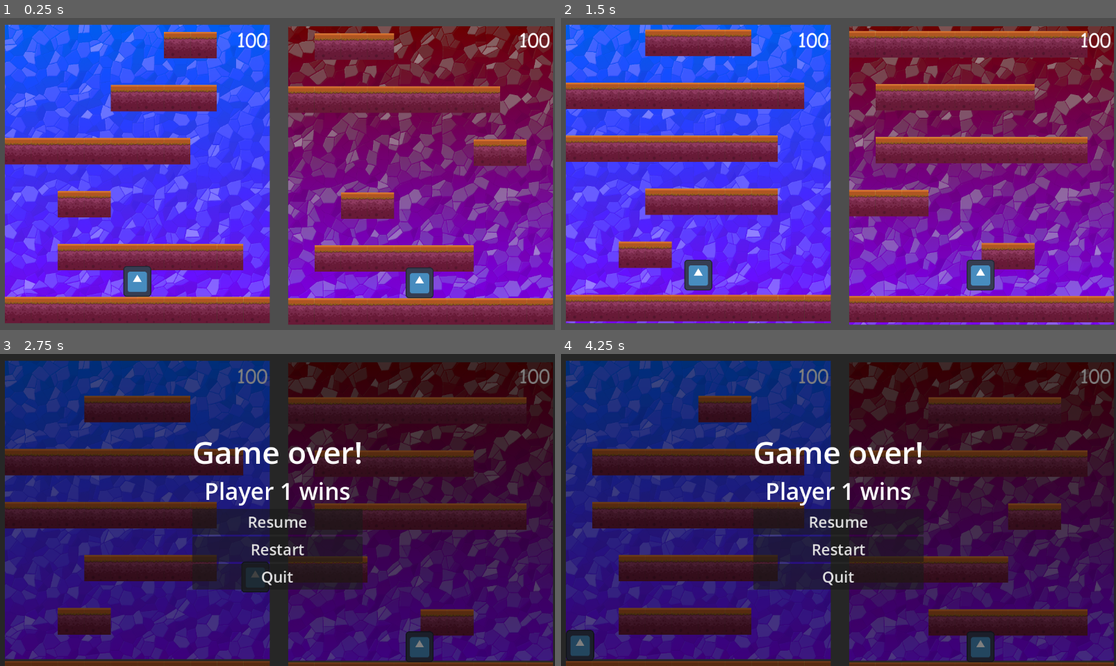
Above: before the commit, frames 1-4 (two rows, left to right).
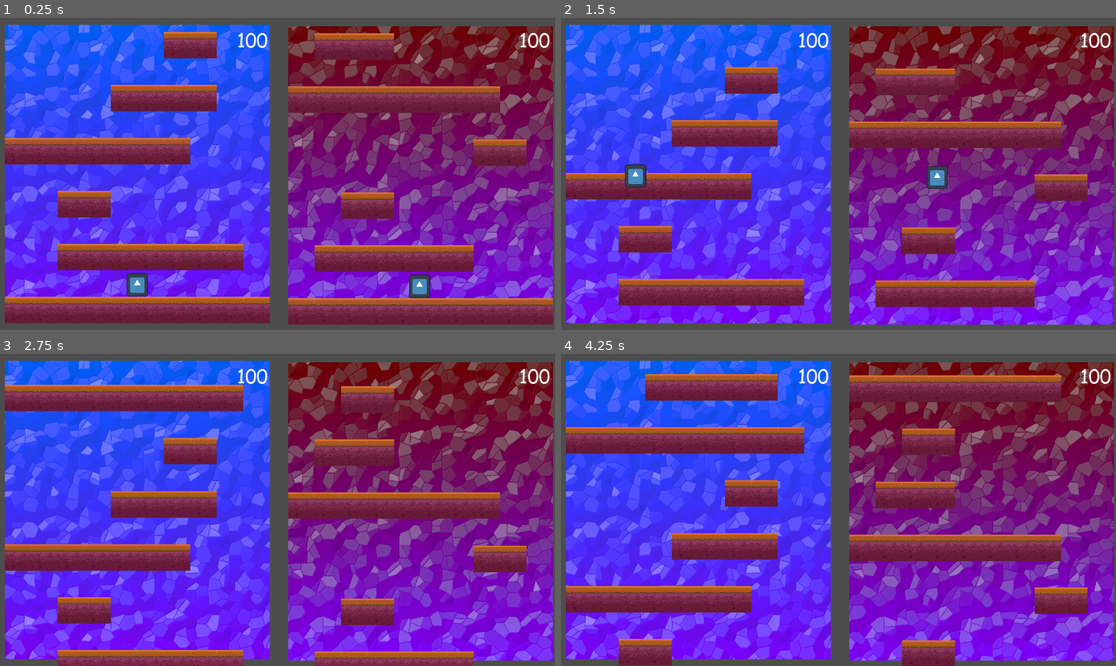
Above: after the commit, the same moments.

Repository: LegacyMD/xd_tower
Game: Godot game, scene res://scenes/root_scene.tscn
The game is run twice, just before and just after one commit, with the same random seed, the same clock (stepped at 60 frames per second) and the same inputs. The engine's default icon, where the game draws it, is replaced by a stand-in: a white triangle on a blue panel in a dark square.
Inputs (mouse positions are in pixels of both pictures, inside the frame that each line leads up to):
- Up to frame 1 (0.25 s): no input
- Up to frame 2 (1.5 s): move the mouse to (960, 158) at 0.52 s; hold D (player0_right) 0.53-1.25 s; tap Home (ui_home) at 0.6 s; click (960, 158) at 0.67 s; tap W (player0_up) at 0.77 s; click (838, 214) at 1.25 s, where only the run before the commit has a clickable "Restart"
- Up to frame 3 (2.75 s): move the mouse to (166, 525) at 2.02 s; hold D (player0_right) from 2.03 s (still down); tap Home (ui_home) at 2.1 s; tap W (player0_up) at 2.27 s
- Up to frame 4 (4.25 s): release D (player0_right) at 2.75 s; click (838, 550) at 2.75 s, where only the run before the commit has a clickable "Restart"; move the mouse to (894, 441) at 3.52 s; hold A (player0_left) from 3.53 s (still down); tap Home (ui_home) at 3.6 s

The runs differ from the first frame. In frame 1, 0.7% of the frame differs, in the area x 22-79%, y 79-90%; in frame 2, 42%; in frame 3, 100%; in frame 4, 100%, in the area x 0-100%, y 0-100%.

Commit message:
Add basic effect infrastructure

Diff:
--- a/scenes/effect.gd
+++ b/scenes/effect.gd
@@ -1,8 +1,11 @@
 extends Node2D
+
+class_name Effect
 
 signal effect_gathered(effect_type)
 
 enum EffectType {
+    None,
     Bounce,
     SmashWithBlock,
 }
--- a/scenes/player.gd
+++ b/scenes/player.gd
@@ -15,6 +15,8 @@
 var min_platform_y = 100000 # Used to keep track of score
 const score_for_new_platform = 100
 const score_for_new_effect = 500
+
+var active_effect = Effect.EffectType.None
 
 func add_keyboard_mapping(action_name, keycode):
     var input_event_key = InputEventKey.new()
@@ -68,7 +70,28 @@
 func _process(_delta):
     _check_new_platform()
 
+    # Debug code to test effects
+    if Input.is_action_just_pressed("ui_home"):
+        _enable_effect(Effect.EffectType.Bounce)
+
+
 func _physics_process(delta):
+    if active_effect == Effect.EffectType.Bounce:
+        _process_bounce_effect_physics(delta)
+    else:
+        _process_normal_physics(delta)
+
+func _process_bounce_effect_physics(delta):
+    var collision : KinematicCollision2D = move_and_collide(velocity * delta)
+    if collision:
+        # Why the fuck do I have to do this? No clue, but it
+        # works somehow...
+        var normal := collision.get_normal()
+        normal = Vector2(normal.y, normal.x)
+
+        velocity = velocity.reflect(normal)
+
+func _process_normal_physics(delta):
     velocity.y += delta * gravity_multiplier
 
     # mwk: player index -> player name -> player inputs
@@ -115,3 +138,10 @@
 func add_score(value):
     score += value
     score_changed.emit(score)
+
+func _enable_effect(effect : Effect.EffectType):
+    active_effect = effect
+
+    if effect == Effect.EffectType.Bounce:
+        print("START BOUNCE")
+        velocity = Vector2(-500, -300)
--- a/scenes/player.tscn
+++ b/scenes/player.tscn
@@ -11,9 +11,10 @@
 script = ExtResource("1_vu3yy")
 
 [node name="Sprite2D" type="Sprite2D" parent="."]
-scale = Vector2(0.46875, 0.515625)
+scale = Vector2(0.352305, 0.387535)
 texture = ExtResource("1_0sng1")
 
 [node name="CollisionShape2D" type="CollisionShape2D" parent="."]
 position = Vector2(-0.5, -0.5)
+scale = Vector2(0.774591, 0.776756)
 shape = SubResource("RectangleShape2D_fvmdj")
--- a/scenes/root_scene.tscn
+++ b/scenes/root_scene.tscn
@@ -16,6 +16,10 @@
 [node name="Background" parent="PlayerView" index="0"]
 position = Vector2(0, 0)
 
+[node name="Player" parent="PlayerView" index="4"]
+platform_container = Object(Node2D,"_import_path":NodePath(""),"unique_name_in_owner":false,"process_mode":0,"process_priority":0,"process_physics_priority":0,"process_thread_group":0,"editor_description":"","visible":true,"modulate":Color(1, 1, 1, 1),"self_modulate":Color(1, 1, 1, 1),"show_behind_parent":false,"top_level":false,"clip_children":0,"light_mask":1,"visibility_layer":1,"z_index":0,"z_as_relative":true,"y_sort_enabled":false,"texture_filter":0,"texture_repeat":0,"material":null,"use_parent_material":false,"position":Vector2(2, 3),"rotation":0.0,"scale":Vector2(1, 1),"skew":0.0,"script":null)
+
+
 [node name="PlayerView2" parent="." instance=ExtResource("1_mew4d")]
 position = Vector2(328, -14)
 
@@ -24,6 +28,8 @@
 
 [node name="Player" parent="PlayerView2" index="4"]
 player_idx = 1
+platform_container = Object(Node2D,"_import_path":NodePath(""),"unique_name_in_owner":false,"process_mode":0,"process_priority":0,"process_physics_priority":0,"process_thread_group":0,"editor_description":"","visible":true,"modulate":Color(1, 1, 1, 1),"self_modulate":Color(1, 1, 1, 1),"show_behind_parent":false,"top_level":false,"clip_children":0,"light_mask":1,"visibility_layer":1,"z_index":0,"z_as_relative":true,"y_sort_enabled":false,"texture_filter":0,"texture_repeat":0,"material":null,"use_parent_material":false,"position":Vector2(2, 3),"rotation":0.0,"scale":Vector2(1, 1),"skew":0.0,"script":null)
+
 
 [node name="Camera2D" type="Camera2D" parent="."]
 position = Vector2(24, -14)
